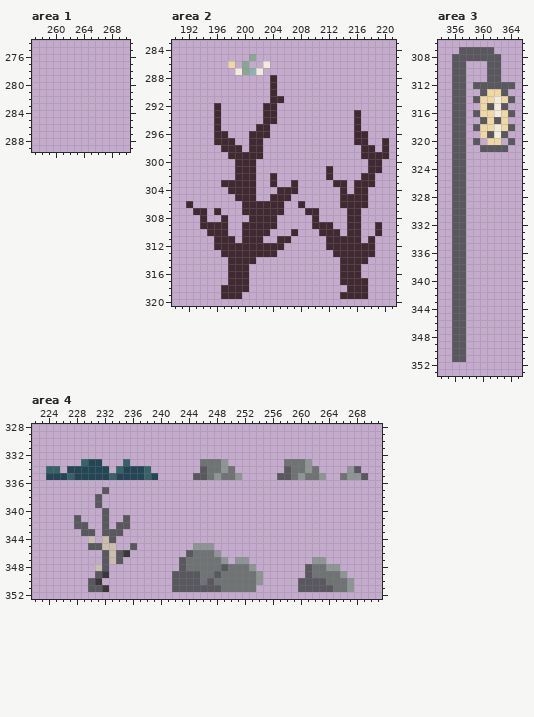
One commit to this pixel-art file: Textures/ConceptArt/ConceptArt1.aseprite. Above, as it was before the edit.
815x816 pixels, 1 frame. Colours within 5 levels of each other are drawn and written as one. Shown: area 1: x 257..270, y 274..289; area 2: x 190..221, y 283..320; area 3: x 354..365, y 306..353; area 4: x 222..271, y 328..352. The commit also changed other parts of the picture, which this record leaves out.
The same view after the edit:
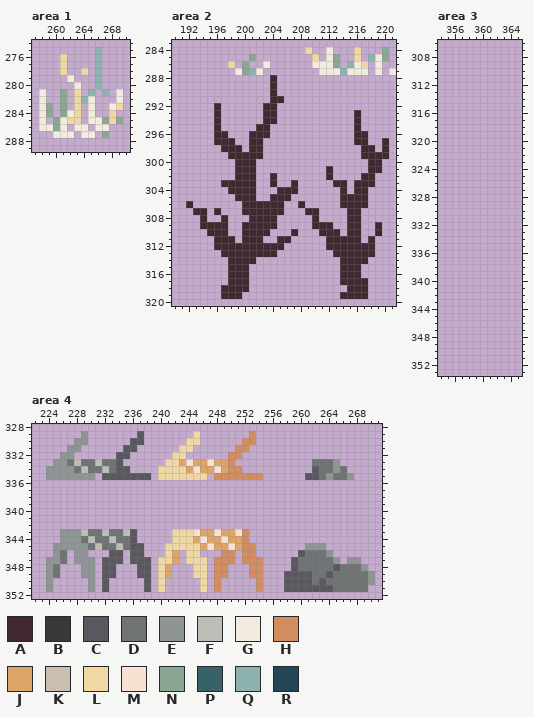
Palette (. is transparent): A #402930  B #38373a  C #58585e  D #6f7374  E #8f9494  F #bdbdb5  G #f2ecdf  H #d28d60  J #dea569  K #cbbeb1  L #f0d8a5  M #f7e1d2  N #8ca694  P #376268  Q #8db2b0  R #224656
Diff:
Area 1:
y 275: x 266 . -> Q
y 276..277: x 261 . -> L; x 266 . -> Q
y 278: x 261 . -> L; x 264 . -> L; x 266 . -> Q
y 279: x 262 . -> G; x 266 . -> Q
y 280: x 263 . -> G; x 266 . -> Q
y 281: x 258 . -> G; x 261 . -> N; x 263 . -> L; x 265 . -> Q; x 267 . -> Q; x 269 . -> G
y 282: x 258 . -> G; x 261 . -> N; x 263..265 ... -> LQG; x 269 . -> G
y 283: x 258..259 .. -> GN; x 261 . -> N; x 263 . -> L; x 265 . -> G; x 268..269 .. -> GL
y 284: x 258..259 .. -> GN; x 261..263 ... -> NGL; x 265 . -> G; x 268 . -> L
y 285: x 258 . -> G; x 260..263 .... -> NGLL; x 265..269 ..... -> GGNLN
y 286: x 258..261 .... -> GGNG; x 263..264 .. -> GG; x 266..267 .. -> GG
y 287: x 260..262 ... -> GGG; x 264..265 .. -> GG; x 267 . -> N
Area 2:
y 284: x 209 . -> L; x 212 . -> G; x 216 . -> L; x 220 . -> N
y 285: x 210 . -> L; x 212..213 .. -> GN; x 216 . -> L; x 218..220 ... -> QGN
y 286: x 210..213 .... -> GGGN; x 215..217 ... -> QGL; x 219 . -> G
y 287: x 211..217 ....... -> GGGQGGG; x 219 . -> G; x 221 . -> G
Area 3:
y 307: x 357..361 CCCCC -> .....
y 308: x 356..362 CCCCCCC -> .......
y 309..311: x 356..357 CC -> ..; x 361..362 CC -> ..
y 312: x 356..357 CC -> ..; x 359..364 CCCCCC -> ......
y 313: x 356..357 CC -> ..; x 360..363 CLLC -> ....
y 314: x 356..357 CC -> ..; x 359..364 CLLGLC -> ......
y 315: x 356..357 CC -> ..; x 360..363 LCGC -> ....
y 316: x 356..357 CC -> ..; x 359..364 CLLGLC -> ......
y 317: x 356..357 CC -> ..; x 360..363 CLCL -> ....
y 318: x 356..357 CC -> ..; x 359..364 CLLGLC -> ......
y 319: x 356..357 CC -> ..; x 360..363 LCGC -> ....
y 320: x 356..357 CC -> ..; x 359 C -> .; x 361..362 LL -> ..; x 364 C -> .
y 321: x 356..357 CC -> ..; x 360..363 CCCC -> ....
y 322..351: x 356..357 CC -> ..
Area 4:
y 329: x 229 . -> E; x 237 . -> C; x 245 . -> L; x 253 . -> H
y 330: x 228..229 .. -> EE; x 236..237 .. -> CC; x 244..245 .. -> LL; x 252..253 .. -> HH
y 331: x 227..228 .. -> EE; x 235..236 .. -> CC; x 243..244 .. -> LL; x 251..252 .. -> HH
y 332: x 226..227 .. -> EE; x 234..235 .. -> CC; x 242..243 .. -> LL; x 250..251 .. -> HH
y 333: x 225..235 ....PRR...P -> EEDFDDFDDC.; x 241..250 .....DDDE. -> LLJMJJMJJH; x 258..265 DDDE.... -> ....DDDE
y 334: x 224..238 PP.RRRRRR.PRRRP -> EEEEDFDDFDCC...; x 240..251 ......CDDED. -> LLLLJMJJMJHH; x 258..268 CDDED....EC -> ....CDDED..
y 335: x 224..254 RRRPRRRRRPRRRRPR.....CCDEDDE... -> EEEEEEE.CCCCCCC.LLLLLLL.HHHHHHH; x 257..265 CCDEDDE.. -> ....CCDED; x 268..269 EC -> ..
y 337: x 232 C -> .
y 338..339: x 231 C -> .
y 340: x 232 C -> .
y 341: x 228 C -> .; x 232 C -> .; x 235 C -> .
y 342: x 228..229 CC -> ..; x 232 C -> .; x 234..235 CC -> ..
y 343: x 226..236 ...CC.CCC.. -> EEEFDDFDDFC; x 242..252 ........... -> LLLMJJMJJMH
y 344: x 226..236 ....K.KC... -> EEEDFDDFDDC; x 242..252 ........... -> LLLJMJJMJJH
y 345: x 225..235 .....CCKK.. -> EEEEEDFDDFD; x 237 . -> C; x 241..253 ....EEE...... -> LLLLLJMJJMJHH; x 261..263 ... -> EEE
y 346: x 225..226 .. -> ED; x 228..229 .. -> EE; x 232..233 CK -> .C; x 235..237 B.. -> .CC; x 241..242 .. -> LJ; x 244..250 CDDDE.. -> LL...HH; x 252..253 .. -> HH; x 260..264 ..... -> CDDDE
y 347: x 224..226 ... -> EED; x 228..230 ... -> EEE; x 233 K -> C; x 236..238 ... -> CCC; x 240..254 ...CDDDDDE.EE.. -> LLJ.LLL.HHH.HHH; x 259..265 ...EE.. -> CDDDDDE; x 267..268 .. -> EE
y 348: x 224..225 .. -> ED; x 229..231 ..K -> EE.; x 233 . -> C; x 237..238 .. -> CC; x 240..241 .. -> LJ; x 243..254 CDDDDDCDDDE. -> ..LL.HH...HH; x 259..261 ..C -> CDD; x 264..269 EE.... -> DCDDDE
y 349: x 224..225 .. -> ED; x 229..233 ..CB. -> EE.CC; x 237..238 .. -> CC; x 240..254 ..CCCCDDCDDDDDE -> LJ...LL.HH...HH; x 258..260 ... -> CCC; x 264 D -> C; x 266..270 E.... -> DDDDE
y 350: x 224 . -> E; x 230..232 CB. -> E.C; x 238 . -> C; x 240 . -> L; x 242..254 CCCCDCDDDDDDE -> ....L.H.....H; x 258..259 .. -> CC; x 262 C -> D; x 267..270 E... -> DDDE
y 351: x 224 . -> E; x 230..232 CCB -> E.C; x 238 . -> C; x 240 . -> L; x 242..254 CCCCCCCDDDDD. -> ....L.H.....H; x 258..259 .. -> CC; x 267..269 E.. -> DDD
